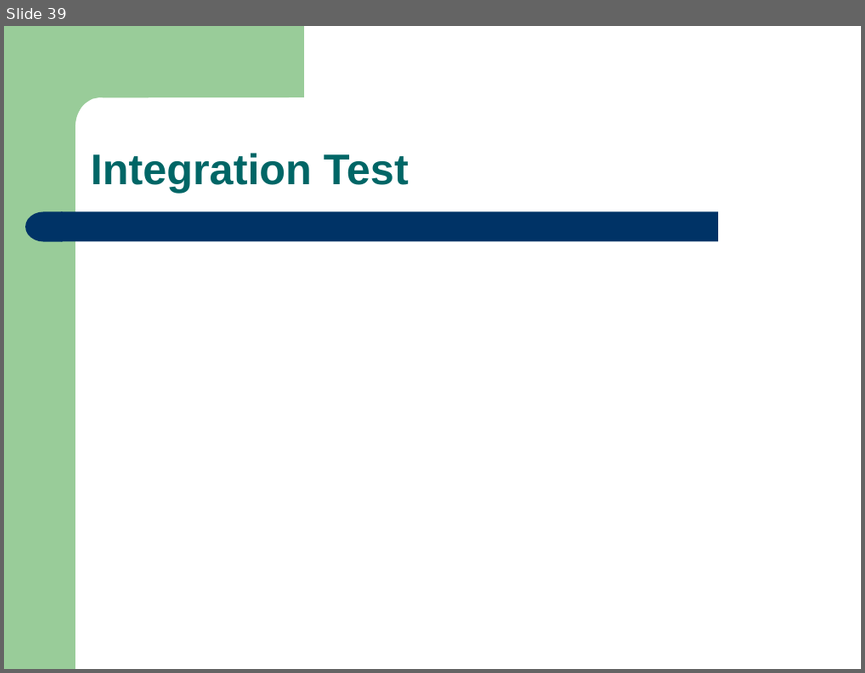
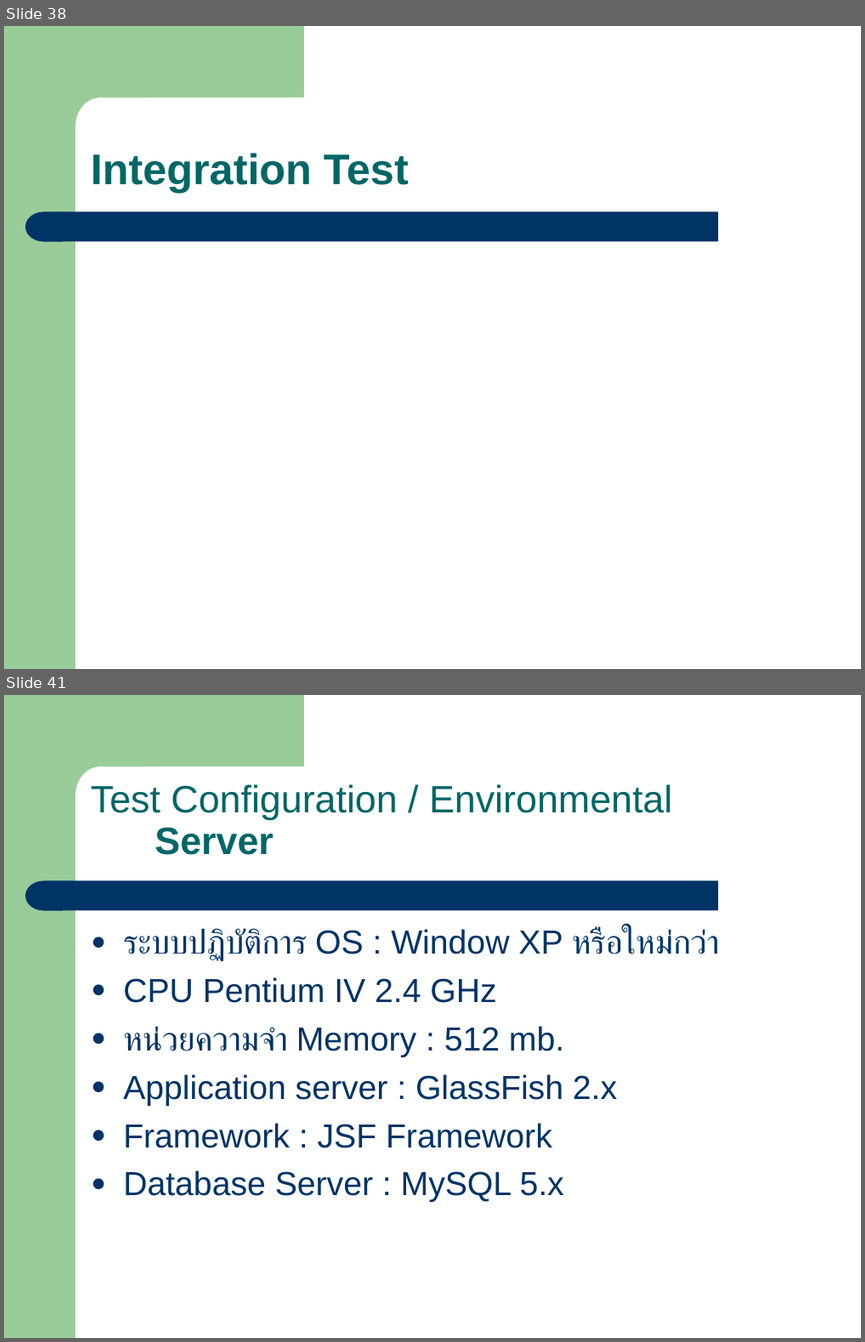
Before and after one commit to eseawind/simple-mrp, a slide deck: simple-mrp-doc/Simple_MRP_Present_V1.2_POM_20110226.ppt. Shown one above the other, each under a label of ours: slide 39 before the commit, slides 38 and 41 after it; the slides between them are not shown. The pictures are 865x673 and 865x1342 pixels, drawn with LibreOffice and Linux fonts; fonts in the diff are those of the drawing. Boxes give left, top, right and bottom in pixels: in the first picture for what was removed or moved away, otherwise in the second. Text is boxed around its words. In the diff, an @@ line names an element or a change of style, - is before the commit and + after.

```diff
--- a/simple-mrp-doc/Simple_MRP_Present_V1.2_POM_20110226.ppt
+++ b/simple-mrp-doc/Simple_MRP_Present_V1.2_POM_20110226.ppt
@@ slide 41 added at bbox=[4, 695, 861, 1338], background #FFFFFF; not listed: 4 template elements that a slide beside it also shows @@
@@ text added at bbox=[91, 784, 672, 855], 32 pt, text #006666 @@
+Test Configuration / Environmental
+Server
@@ text added at bbox=[123, 927, 720, 1202], 28 pt, text #003366 @@
+● ระบบปฏิบัติการ OS : Window XP หรือใหม่กว่า
+● CPU Pentium IV 2.4 GHz
+● หน่วยความจำ Memory : 512 mb.
+● Application server : GlassFish 2.x
+● Framework : JSF Framework
+● Database Server : MySQL 5.x
@@ what was slide 39 is now slide 38 @@
```
Also in this commit, not shown: 1 slide changed, 24 other slides added, 2 slides removed, 3 other files.
